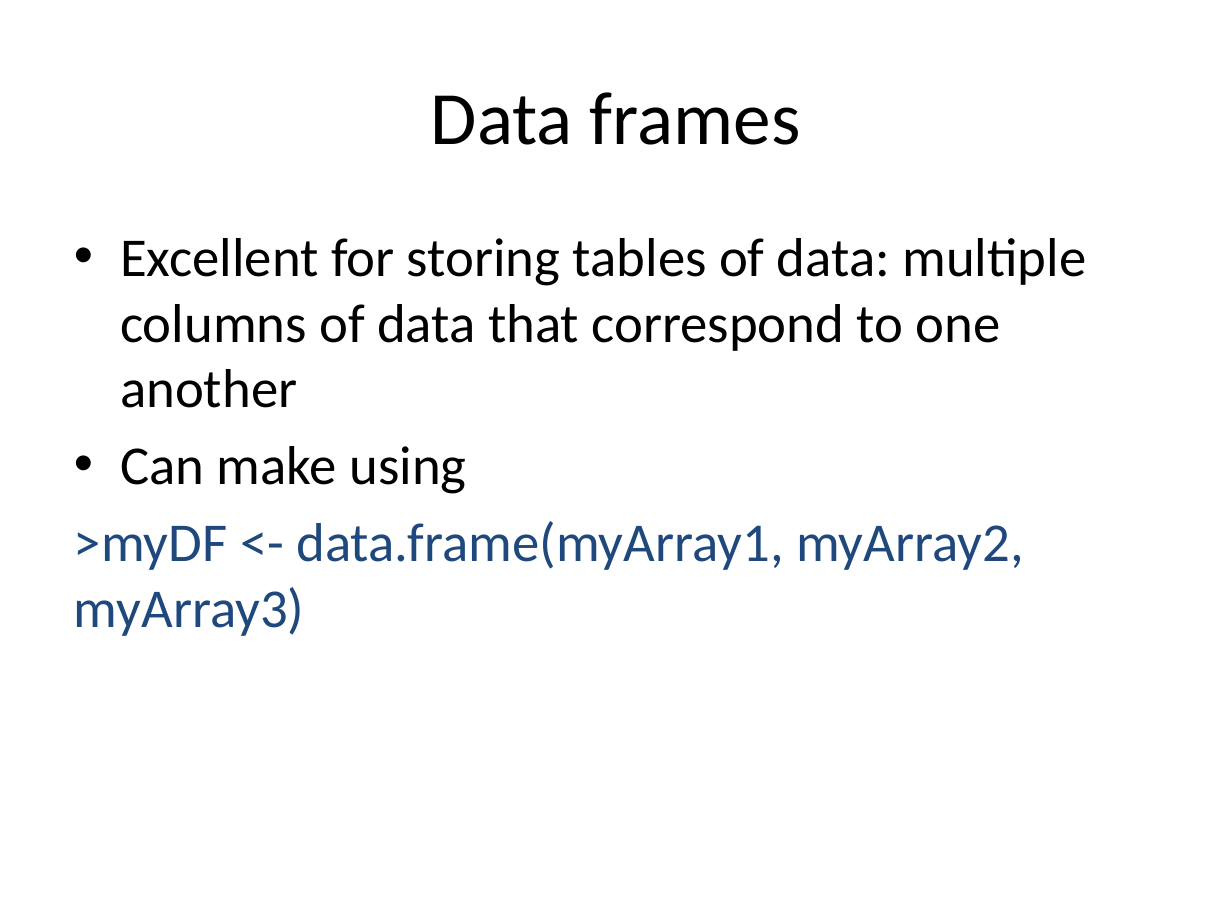
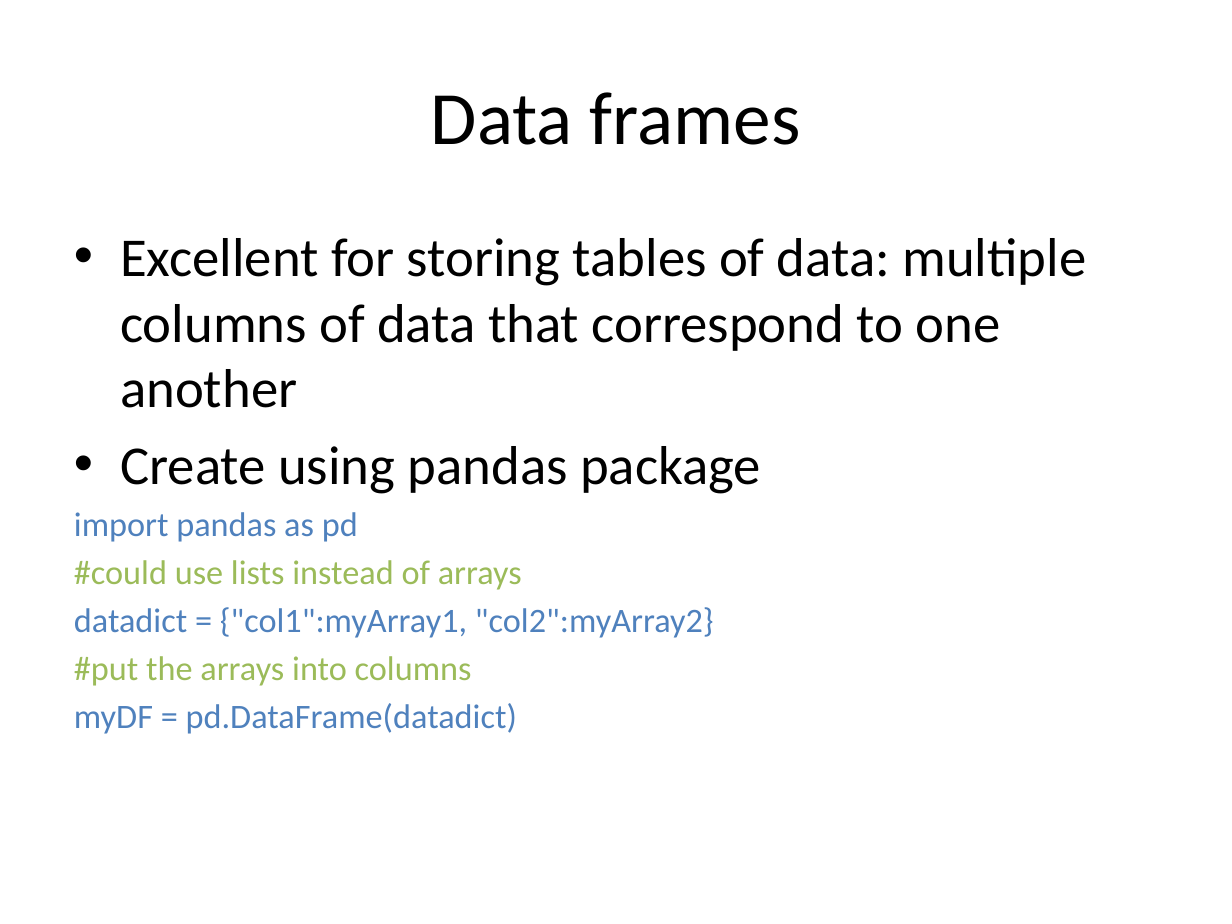
Before and after one commit to pradau/python_for_psychologists, a slide deck: slide 25 of Python_intro_lecture.pptx. Drawn at 1232x924 pixels with LibreOffice and Linux fonts; fonts in the diff are those of the drawing. Boxes give left, top, right and bottom in pixels: in the first picture for what was removed or moved away, otherwise in the second. Text is boxed around its words. In the diff, an @@ line names an element or a change of style, - is before the commit and + after.

```diff
--- a/Python_intro_lecture.pptx
+++ b/Python_intro_lecture.pptx
@@ text at (74, 446, 761, 734): text changed; size 32 to 20 pt; text colour #1F497D to #4F81BD @@
-• Can make using
->myDF <- data.frame(myArray1, myArray2, myArray3)
+• Create using pandas package
+import pandas as pd
+#could use lists instead of arrays
+datadict = {"col1":myArray1, "col2":myArray2}
+#put the arrays into columns
+myDF = pd.DataFrame(datadict)
```
Also in this commit, not shown: 15 other slides changed, 1 slide removed.
